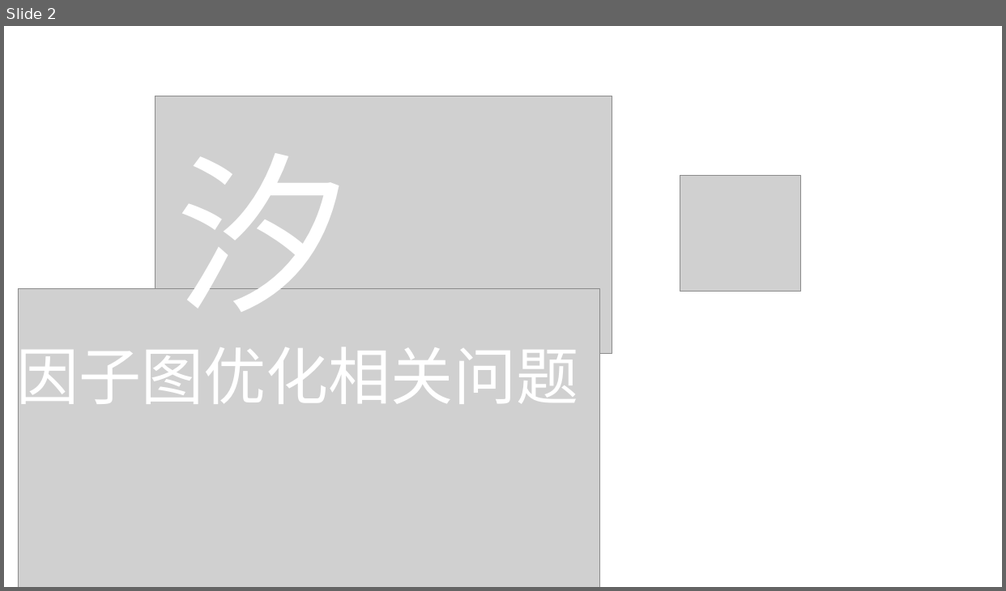
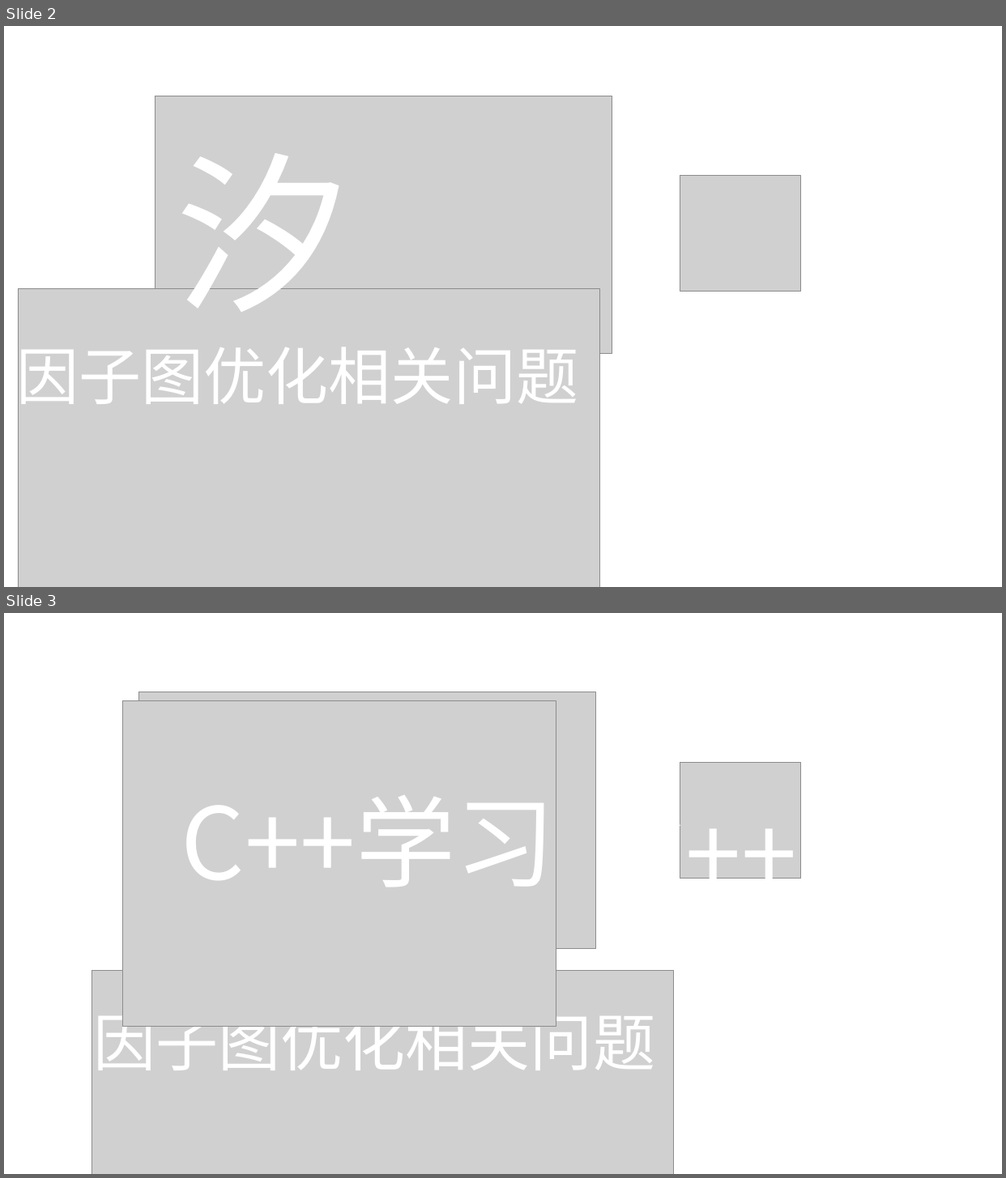
Before and after one commit to xi-song/xi-song.github.io, a slide deck: img/pic.pptx. Shown one above the other, each under a label of ours: slide 2 before the commit, slides 2 and 3 after it. The pictures are 1006x591 and 1006x1178 pixels, drawn with LibreOffice and Linux fonts; fonts in the diff are those of the drawing; grey boxes stand for pictures. Boxes give left, top, right and bottom in pixels: in the first picture for what was removed or moved away, otherwise in the second. Text is boxed around its words. In the diff, an @@ line names an element or a change of style, - is before the commit and + after.

```diff
--- a/img/pic.pptx
+++ b/img/pic.pptx
@@ slide 3 added at (4, 613, 1002, 1174), background #FFFFFF @@
@@ picture added at (123, 701, 556, 1027) @@
@@ picture added at (138, 692, 595, 949) @@
@@ picture added at (681, 763, 801, 879) @@
@@ text added at (181, 795, 556, 887), 96 pt, text #FFFFFF @@
+C++学习
@@ text added at (622, 789, 996, 879), 96 pt, text #FFFFFF @@
+C++学习
@@ picture added at (91, 971, 673, 1174) @@
@@ text added at (94, 1003, 655, 1071), 60 pt, text #FFFFFF @@
+因子图优化相关问题
```
Also in this commit, not shown: 1 other slide added, 30 other files.
